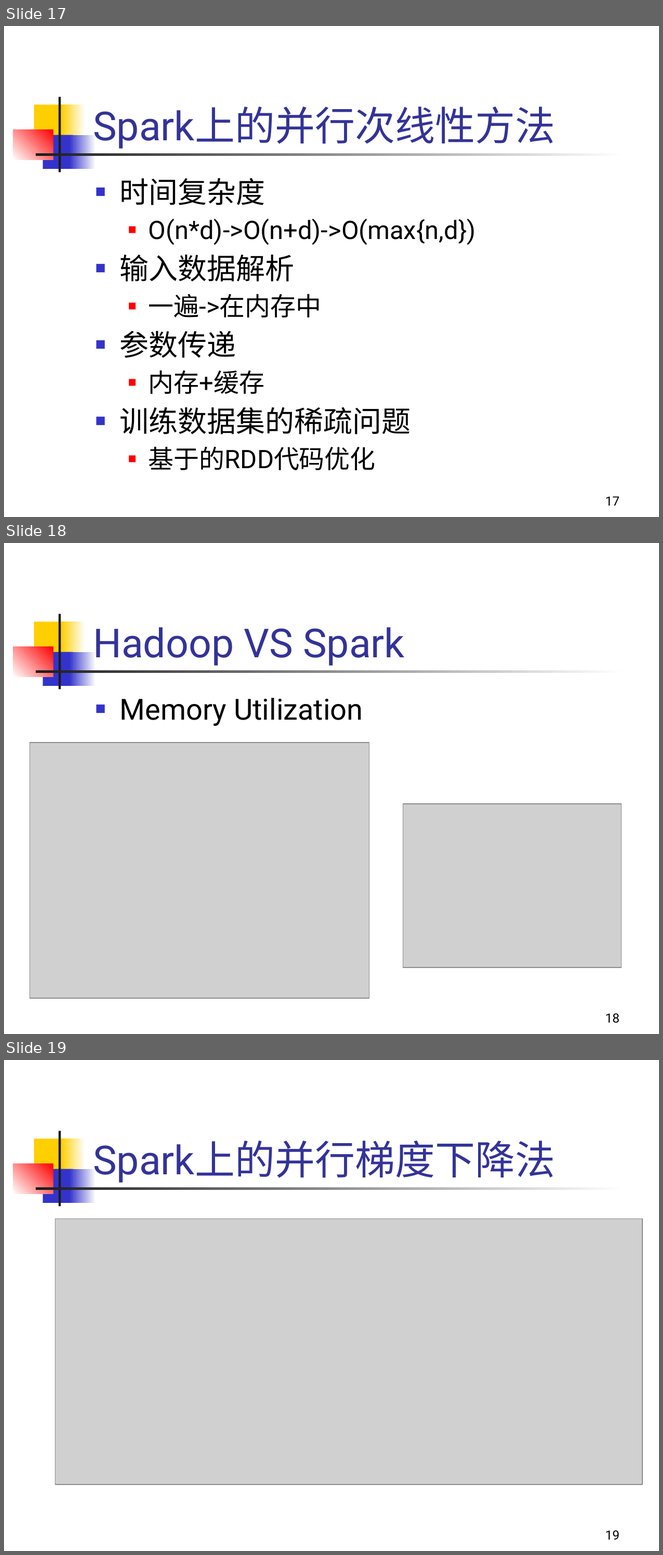
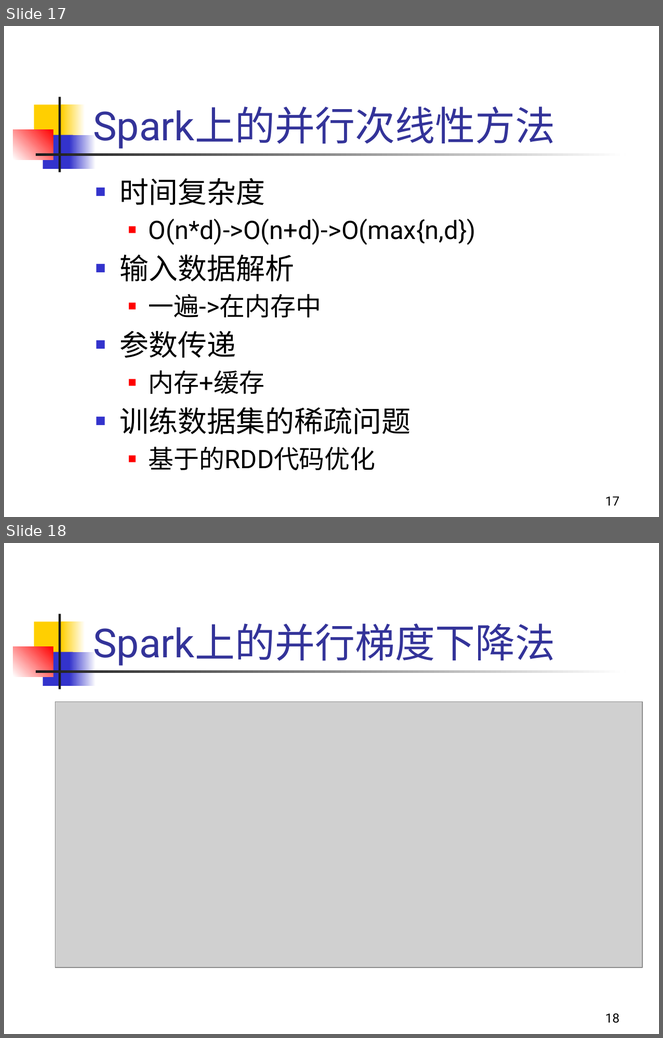
Before and after one commit to penghaoruo/grad-draft, a slide deck: ppt/答辩报告-彭昊若.pptx. Shown one above the other, each under a label of ours: slides 17, 18 and 19 before the commit, slides 17 and 18 after it. The pictures are 663x1555 and 663x1038 pixels, drawn with LibreOffice and Linux fonts; fonts in the diff are those of the drawing; grey boxes stand for pictures. Boxes give left, top, right and bottom in pixels: in the first picture for what was removed or moved away, otherwise in the second. Text is boxed around its words. In the diff, an @@ line names an element or a change of style, - is before the commit and + after.

```diff
--- a/ppt/答辩报告-彭昊若.pptx
+++ b/ppt/答辩报告-彭昊若.pptx
@@ slide 18 removed at box(4, 543, 659, 1034), background #FFFFFF; not listed: 7 template elements that a slide beside it also shows @@
@@ title removed at box(93, 627, 405, 666) @@
-Hadoop VS Spark
@@ text removed at box(120, 698, 363, 726) @@
-■ Memory Utilization
@@ picture removed at box(29, 743, 370, 999) @@
@@ picture removed at box(403, 804, 621, 967) @@
@@ page number removed at box(606, 1014, 620, 1023) @@
-18
@@ what was slide 19 is now slide 18 @@
@@ page number at box(606, 1014, 620, 1023): text changed @@
-19
+18
```
Also in this commit, not shown: 10 slides changed, 1 slide added, 6 other files.
